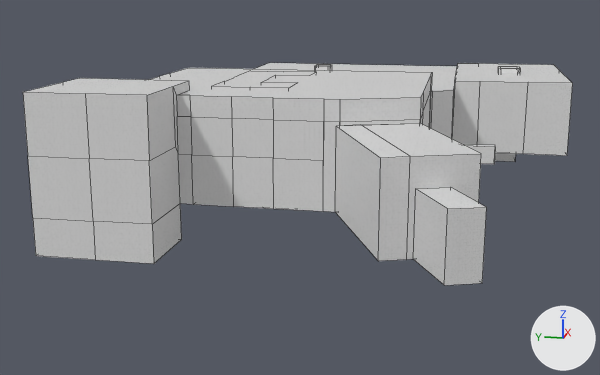
Renders of the Blender file Models/Blender/Levels/map 3.blend from each side of a commit.
One viewpoint serves both versions: a 50 mm camera at (-105.0, -27.5, 17.5) aimed at (-6.6, -7.8, -7.1). The axes (+X, +Y, +Z) are drawn at lower right. The lights are the same throughout. Mesh edges are drawn as thin lines.
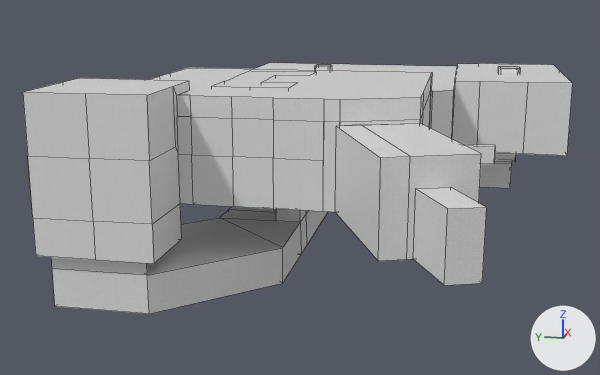
Changed parts and their boxes [x1, y1, x2, y2] in the pictures (600 x 375 px):
'Cube.006', reshaped (13% taller): before [23, 63, 573, 285]; after [23, 63, 573, 314]
part 1 of me_cube_003, built on: after [51, 161, 512, 314]

The change, as a list of edits to the scene's bpy script:
```text
Change me_cube_003:
    used by ob_cube_006; location = (-8.1, -24.41, -0.76); scale = (1.64, 1.64, 1.64)
    remove me_cube_003.from_pydata(...)  # 436 vertices, 377 faces; spans x -22.2..26.3, y -10.1..24.9, z -5.3..5.1
    add me_cube_003.from_pydata(...)  # 489 vertices, 421 faces; spans x -22.2..26.3, y -10.1..24.9, z -8.1..5.1
    me_cube_003 part 1
    6 faces are deleted
    37 vertices are added at x -15.1..23.8, y -6.4..22.1, z -8.1..-4.4
    16 new vertices lie (0.0, 0.0, 2.5) away from vertices in x -15.1..23.8, y -6.4..22.1, z -8.1
    50 new faces join them
```
